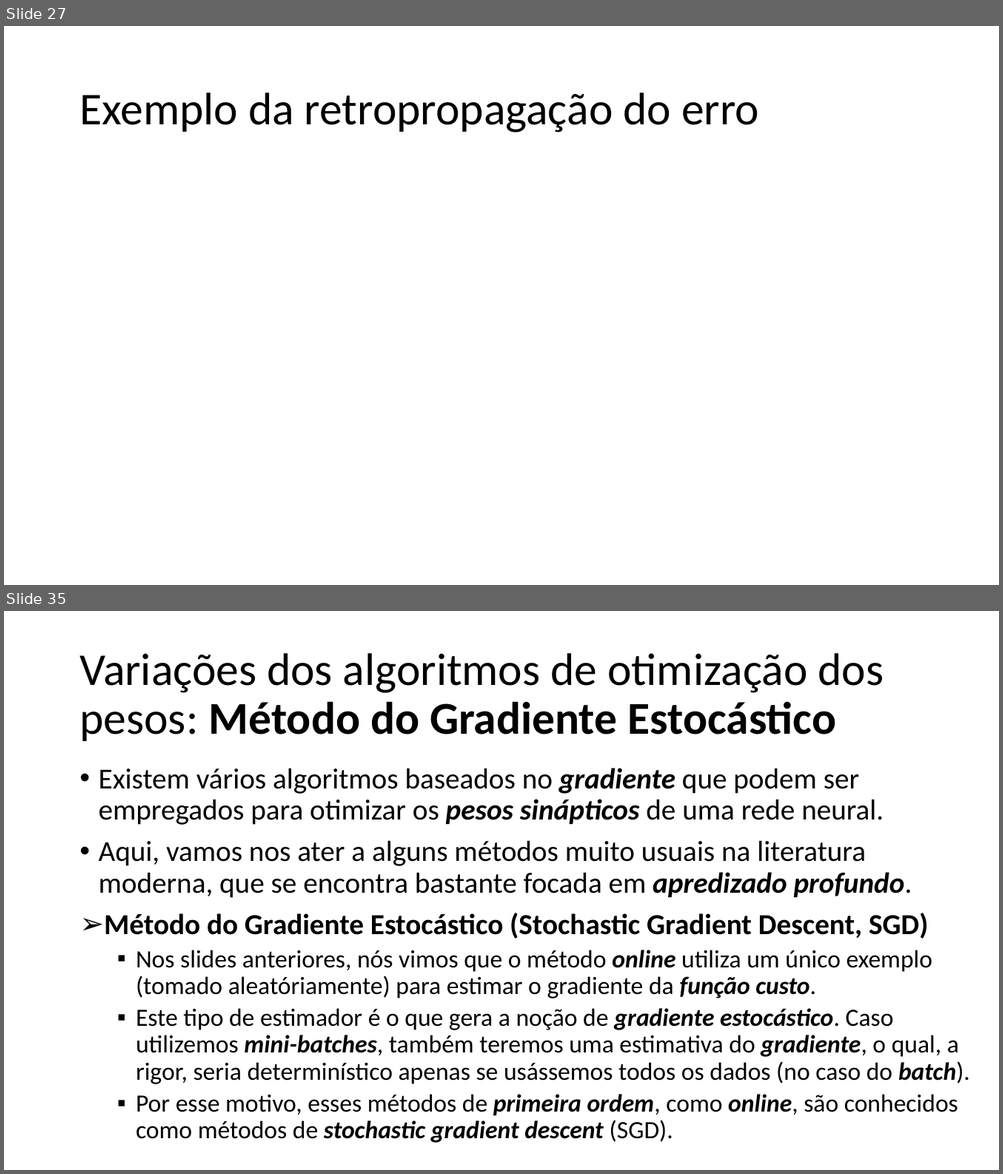
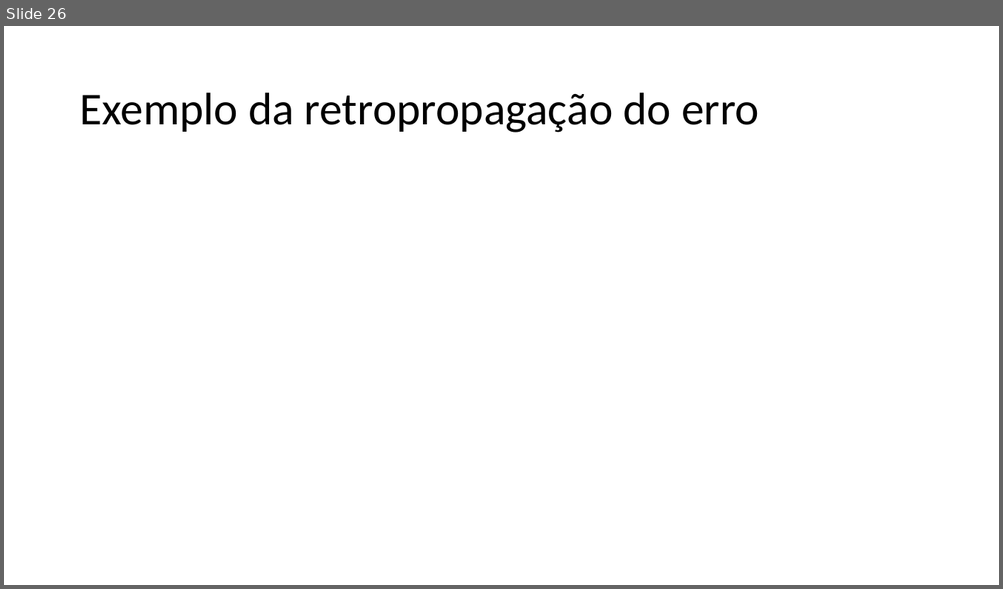
Before and after one commit to zz4fap/t320_aprendizado_de_maquina, a slide deck: slides/T320_Redes_Neurais_Artificiais (Parte III).pptx. Shown one above the other, each under a label of ours: slides 27 and 35 before the commit, slide 26 after it; the slides between them are not shown. The pictures are 1003x1174 and 1003x589 pixels, drawn with LibreOffice and Linux fonts; fonts in the diff are those of the drawing; grey boxes stand for pictures. Boxes give left, top, right and bottom in pixels: in the first picture for what was removed or moved away, otherwise in the second. Text is boxed around its words. In the diff, an @@ line names an element or a change of style, - is before the commit and + after.

```diff
--- a/slides/T320_Redes_Neurais_Artificiais (Parte III).pptx
+++ b/slides/T320_Redes_Neurais_Artificiais (Parte III).pptx
@@ slide 35 removed at box(4, 611, 999, 1170), background #FFFFFF @@
@@ title removed at box(79, 653, 884, 741) @@
-Variações dos algoritmos de otimização dos pesos: Método do Gradiente Estocástico
@@ text removed at box(99, 768, 970, 1143) @@
-• Existem vários algoritmos baseados no gradiente que podem ser empregados para otimizar os pesos sinápticos de uma rede neural.
-• Aqui, vamos nos ater a alguns métodos muito usuais na literatura moderna, que se encontra bastante focada em apredizado profundo.
-➢ Método do Gradiente Estocástico (Stochastic Gradient Descent, SGD)
-  ▪ Nos slides anteriores, nós vimos que o método online utiliza um único exemplo (tomado aleatóriamente) para estimar o gradiente da função custo.
-  ▪ Este tipo de estimador é o que gera a noção de gradiente estocástico. Caso utilizemos mini-batches, também teremos uma estimativa do gradiente, o qual, a rigor, seria determinístico apenas se usássemos todos os dados (no caso do batch).
-  ▪ Por esse motivo, esses métodos de primeira ordem, como online, são conhecidos como métodos de stochastic gradient descent (SGD).
@@ what was slide 27 is now slide 26 @@
```
Also in this commit, not shown: 4 slides changed, 3 slides added, 19 other slides removed, 9 other files.
